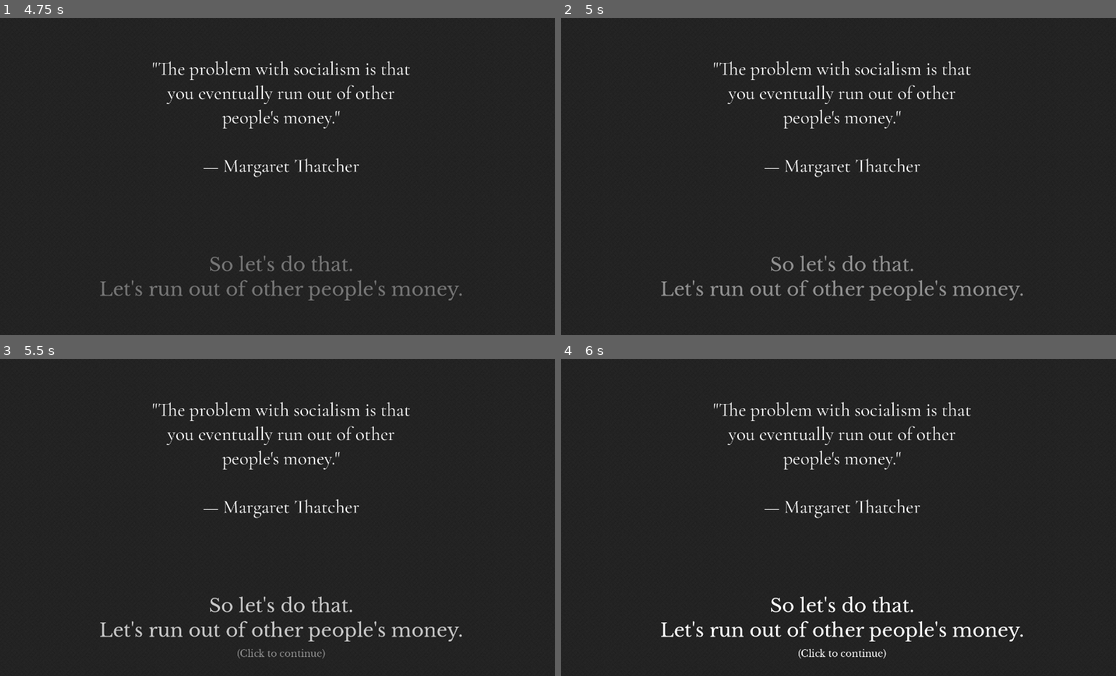
Above: before the commit, frames 1-4 (two rows, left to right).
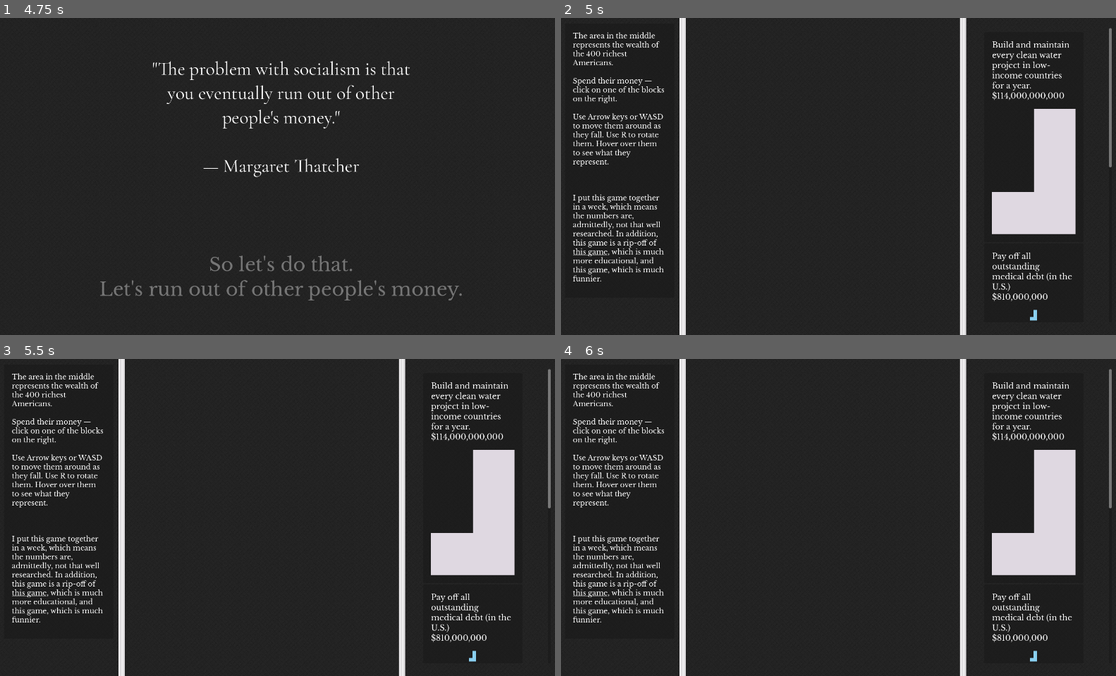
Above: after the commit, the same moments.

Repository: kksgandhi/other-peoples-money
Game: Godot game, scene res://scenes/game.tscn
Two runs of this game, one before a commit and one after it. Both use one fixed random seed, a clock stepped at 60 frames per second and the inputs below.
Inputs (mouse positions are in pixels of both pictures, inside the frame that each line leads up to):
- Up to frame 1 (4.75 s): move the mouse to (405, 160) at 0.52 s; hold Right (right) 0.53-1.25 s; tap S (rotate) at 0.6, 2.1, 2.85, 3.6, 4.35 s; click (405, 160) at 0.67 s; click (471, 138) at 1.27 s; tap Enter at 2, 3.5 s; move the mouse to (166, 192) at 2.02 s; hold Left (left) 2.03-2.78 s; tap Space at 2.75 s; move the mouse to (338, 106) at 2.77 s; hold Right (right) 2.78-4.28 s; move the mouse to (255, 239) at 3.52 s; click (255, 239) at 3.67 s; move the mouse to (449, 224) at 4.27 s; hold Left (left) from 4.28 s (still down)
- Up to frame 2 (5 s): keep holding Left (left); tap Escape (debug) at 4.9 s
- Up to frame 3 (5.5 s): keep holding Left (left); move the mouse to (111, 469) at 5.02 s; tap S (rotate) at 5.1 s
- Up to frame 4 (6 s): keep holding Left (left); tap Enter at 5.75 s; move the mouse to (871, 517) at 5.77 s; tap S (rotate) at 5.85 s; click (871, 517) at 5.92 s

Frame 1 is identical in both runs. In frame 2, 12% of the frame differs, in the area x 2-100%, y 0-100%; in frame 3, 13%; in frame 4, 13%.

Commit message:
<ESC> skips intro

Diff:
--- a/game/scenes/Splash.gd
+++ b/game/scenes/Splash.gd
@@ -6,6 +6,8 @@
 func _unhandled_input(event: InputEvent) -> void:
   if event is InputEventMouseButton and not $ShowLabels.is_playing():
     $HideSplash.play("hide_splash")
+  if event.is_action_pressed("debug"):
+      queue_free()
 
 func _on_hide_splash_animation_finished(anim_name: String) -> void:
   queue_free() # Replace with function body.
Not shown, changed: notes.md
